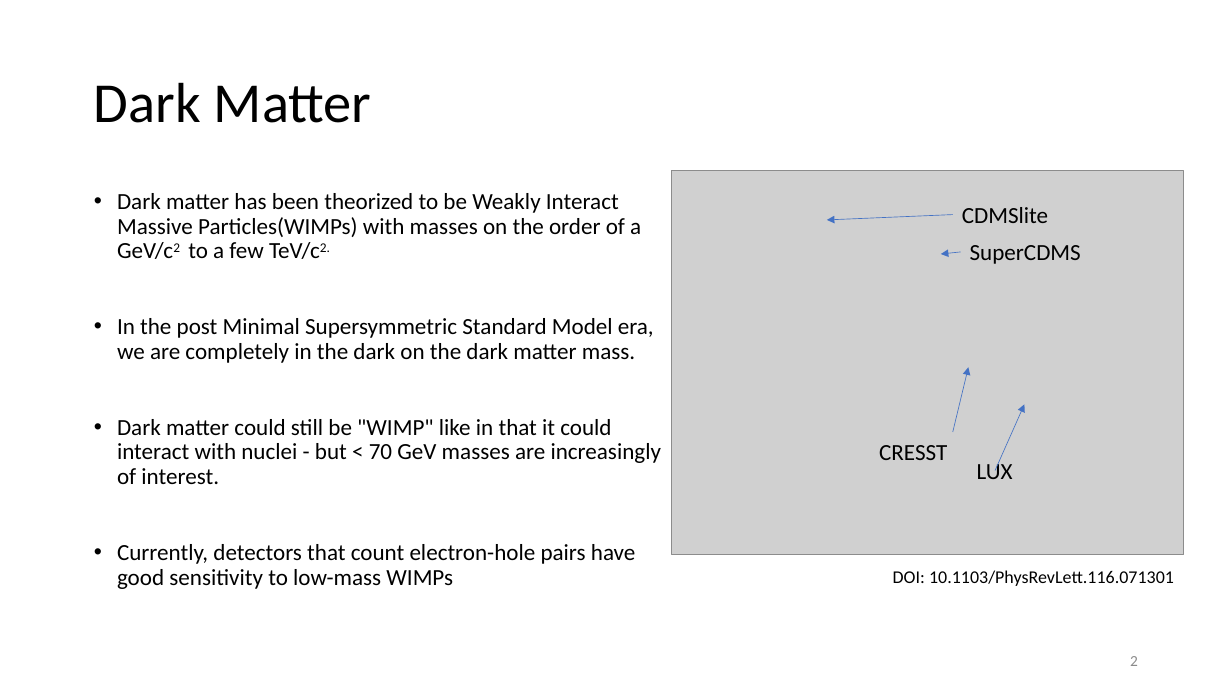
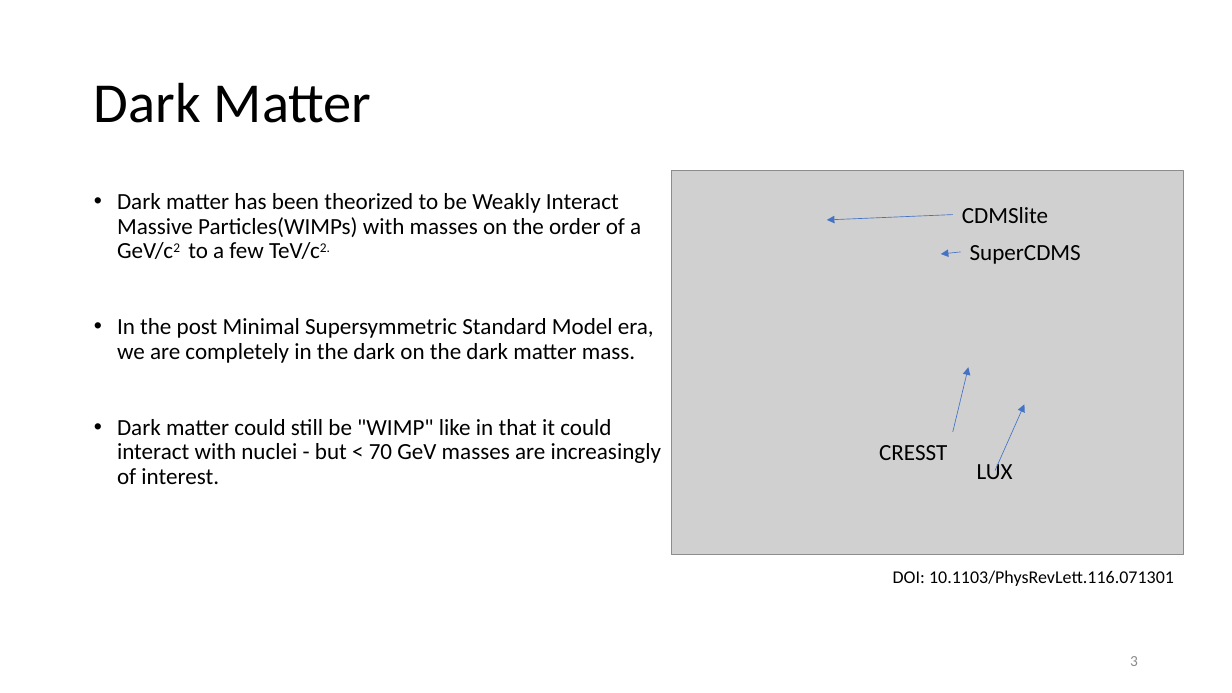
Before and after one commit to villaa/nrFano_Constraint, a slide deck: slide 3 of Mitch_Hawaii_talk. .pptx (slide 2 before the commit). Drawn at 1232x693 pixels with LibreOffice and Linux fonts; fonts in the diff are those of the drawing; grey boxes stand for pictures. Boxes give left, top, right and bottom in pixels: in the first picture for what was removed or moved away, otherwise in the second. Text is boxed around its words. In the diff, an @@ line names an element or a change of style, - is before the commit and + after.

```diff
--- a/Mitch_Hawaii_talk. .pptx
+++ b/Mitch_Hawaii_talk. .pptx
@@ text at (117,544,636,589): paragraph removed @@
-• Currently, detectors that count electron-hole pairs have good sensitivity to low-mass WIMPs
@@ page number at (1130,656,1138,666): text changed @@
-2
+3
```
Also in this commit, not shown: 4 other slides changed, 11 slides added, 1 slide removed, 16 other files.
